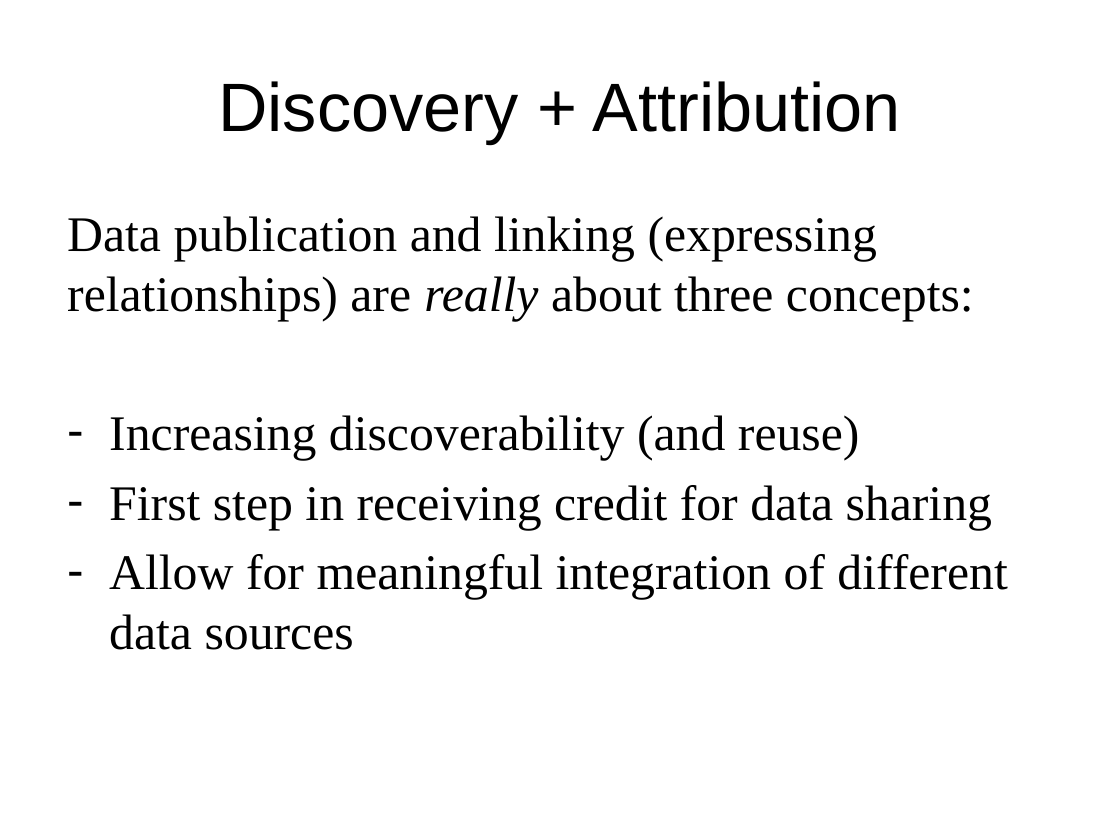
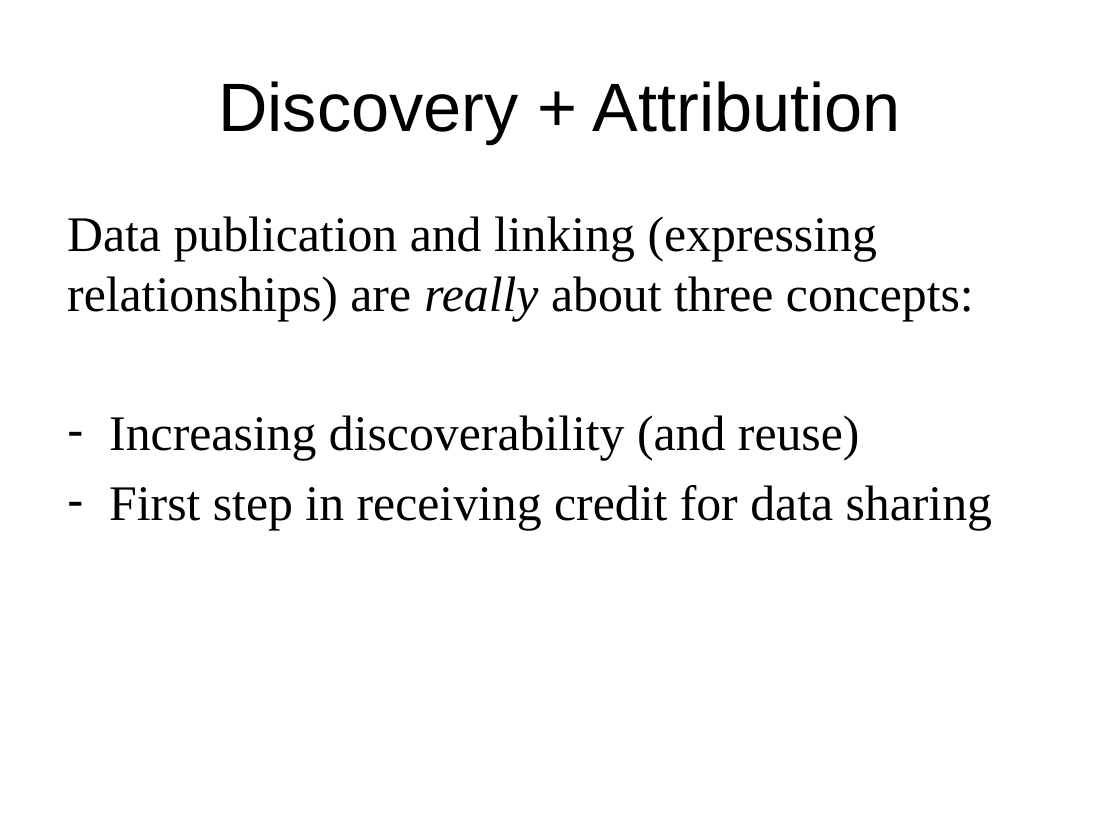
Before and after one commit to DataCurationWorkshop/HongKongCurationWorkshop, a slide deck: slide 2 of Day_1/Lectures/Day_1_Pub+Link.pptx. Drawn at 1120x840 pixels with LibreOffice and Linux fonts; fonts in the diff are those of the drawing; background and template pictures are left out. Boxes give left, top, right and bottom in pixels: in the first picture for what was removed or moved away, otherwise in the second. Text is boxed around its words. In the diff, an @@ line names an element or a change of style, - is before the commit and + after.

```diff
--- a/Day_1/Lectures/Day_1_Pub+Link.pptx
+++ b/Day_1/Lectures/Day_1_Pub+Link.pptx
@@ text at [109, 554, 1007, 650]: paragraph removed @@
-– Allow for meaningful integration of different data sources
```
Also in this commit, not shown: 1 other slide changed.
